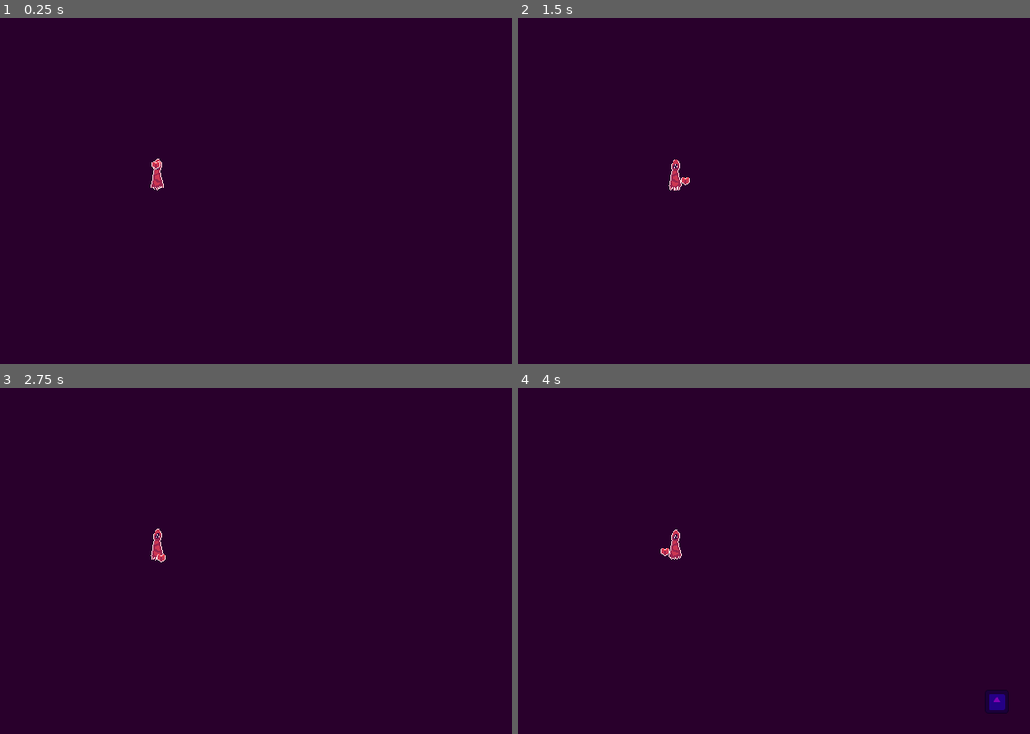
Above: before the commit, frames 1-4 (two rows, left to right).
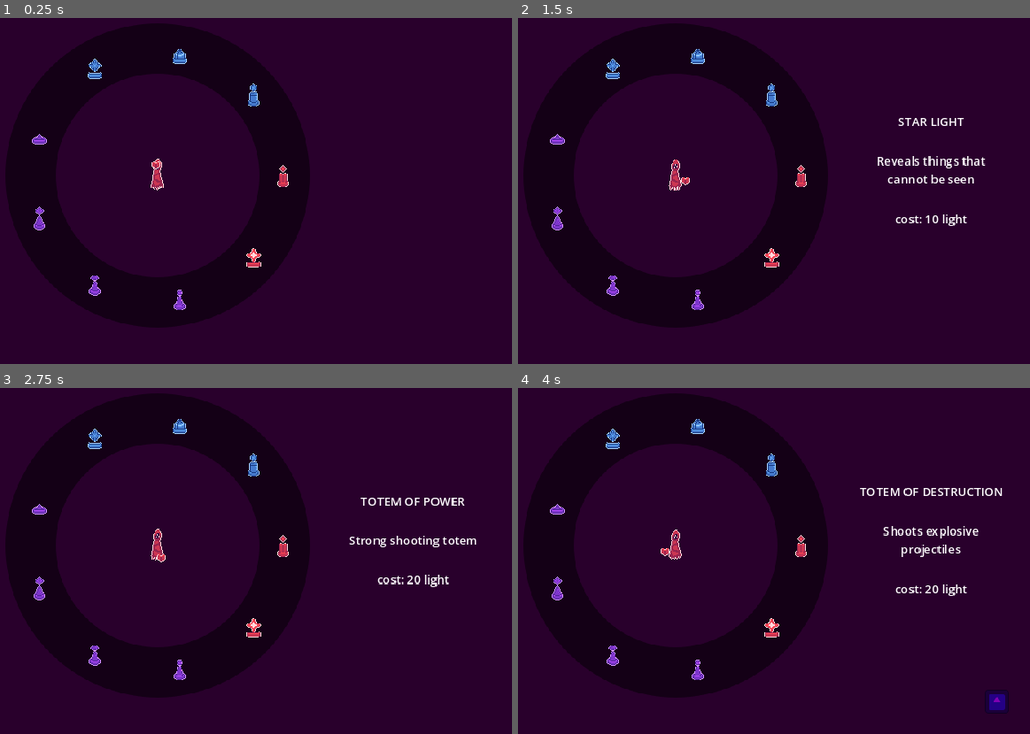
Above: after the commit, the same moments.

Repository: 40-4/LastTwilight
Game: Godot game, scene res://test.tscn
Two runs of this game, one before a commit and one after it. Both use one fixed random seed, a clock stepped at 60 frames per second and the inputs below. This scene is started directly instead of the project's main scene. The engine's default icon, where the game draws it, is replaced by a stand-in: a white triangle on a blue panel in a dark square.
Inputs (mouse positions are in pixels of both pictures, inside the frame that each line leads up to):
- Up to frame 1 (0.25 s): no input
- Up to frame 2 (1.5 s): click (804, 177) at 0.52 s; click (774, 260) at 1.27 s
- Up to frame 3 (2.75 s): click (184, 671) at 2.02 s
- Up to frame 4 (4 s): click (615, 657) at 2.77 s; click (558, 592) at 3.52 s

The runs differ from the first frame. In frame 1, 0.8% of the frame differs, in the area x 6-57%, y 8-85%; in frame 2, 1.6%; in frame 3, 1.6%; in frame 4, 1.8%, in the area x 6-95%, y 8-85%.

Commit message:
more towers
a

Diff:
--- a/Player/player.tscn
+++ b/Player/player.tscn
@@ -1,8 +1,9 @@
-[gd_scene load_steps=11 format=3 uid="uid://cyjfnksv54alu"]
+[gd_scene load_steps=12 format=3 uid="uid://cyjfnksv54alu"]
 
 [ext_resource type="Script" path="res://Player/player.gd" id="1_wosn6"]
 [ext_resource type="Texture2D" uid="uid://bvjvahqp6w0wn" path="res://Player/Player_Idle.png" id="2_cdgk1"]
 [ext_resource type="Texture2D" uid="uid://bggwr3wsgth7s" path="res://Player/Book.png" id="3_3bdk6"]
+[ext_resource type="PackedScene" uid="uid://hnckhy4kpfrp" path="res://Player/UI/menu.tscn" id="3_uoe4c"]
 
 [sub_resource type="CircleShape2D" id="CircleShape2D_u1g2m"]
 radius = 12.0
@@ -136,6 +137,8 @@
 }
 autoplay = "idle"
 
+[node name="CanvasLayer" parent="." instance=ExtResource("3_uoe4c")]
+
 [node name="Pivot" type="Marker2D" parent="."]
 position = Vector2(0, -16)
 
Binary file added: Player/UI/totems_sprites/Totem_of_Paralysis_Presentation.png
Not shown, added: Player/UI/totems_sprites/Totem_of_Paralysis_Presentation.png.import
